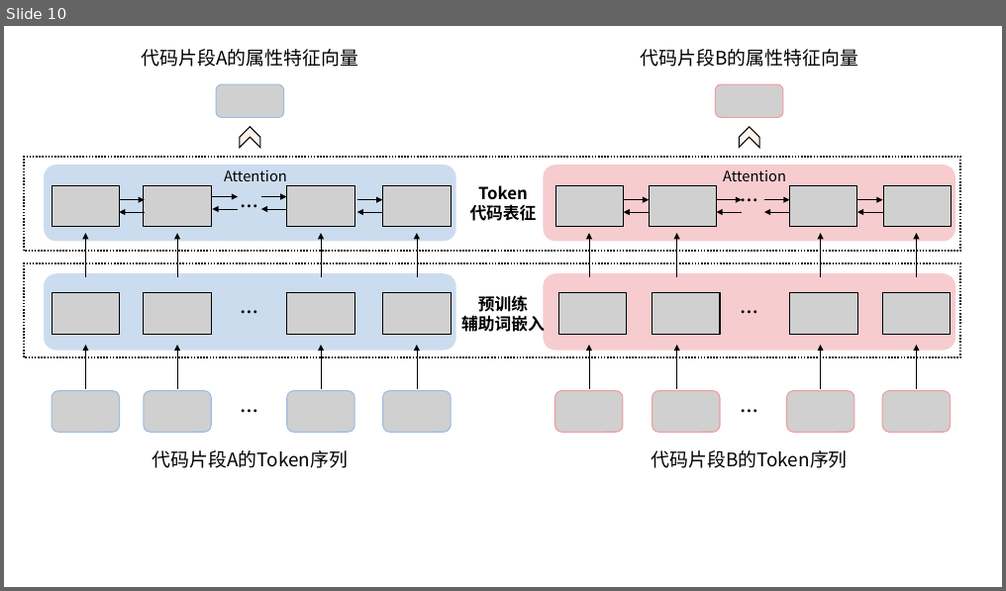
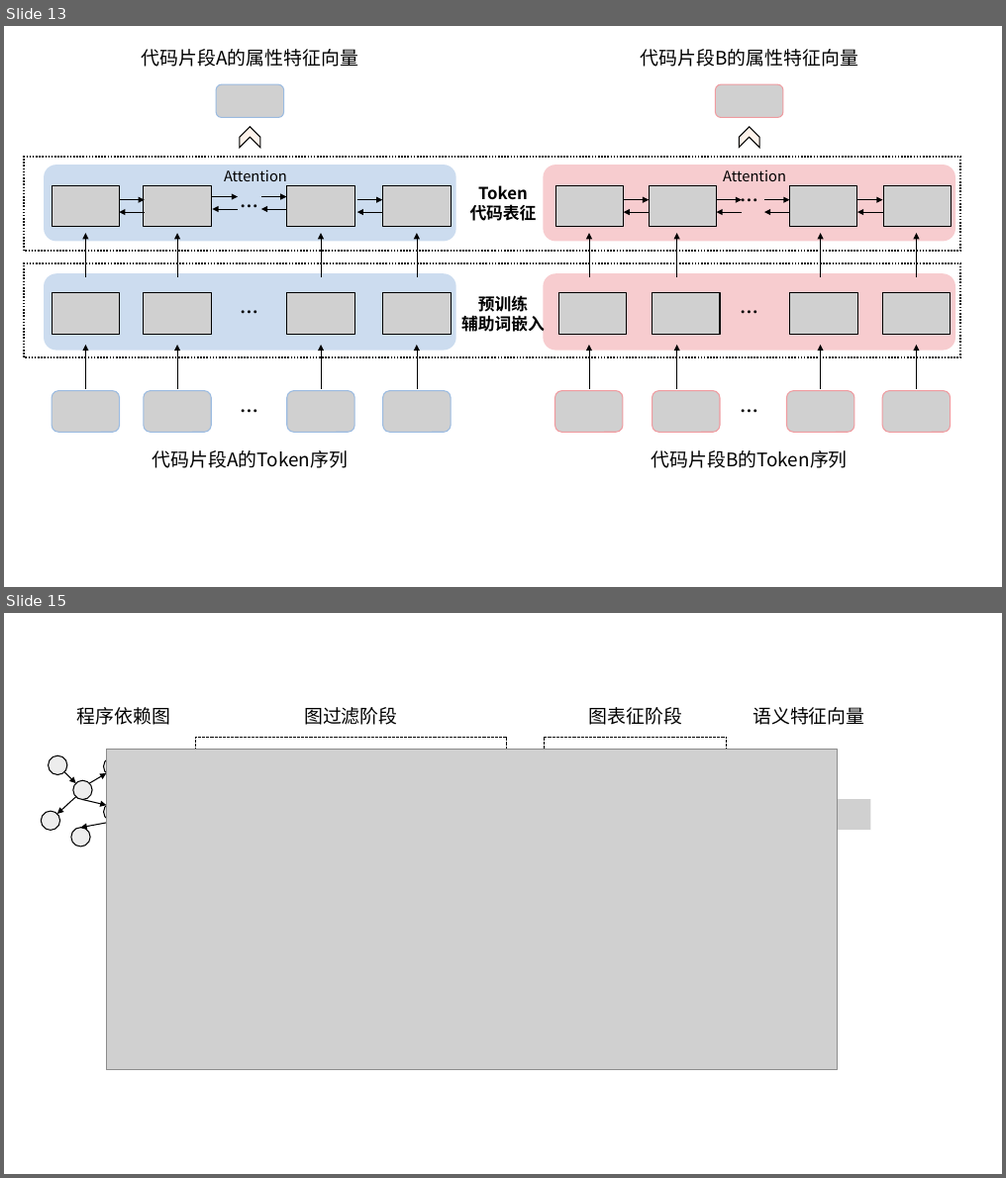
Before and after one commit to Wangdan-code/New_Graduation_Thesis, a slide deck: graduate-thesis/figures/ppt.pptx. Shown one above the other, each under a label of ours: slide 10 before the commit, slides 13 and 15 after it; the slides between them are not shown. The pictures are 1006x591 and 1006x1178 pixels, drawn with LibreOffice and Linux fonts; fonts in the diff are those of the drawing; grey boxes stand for pictures. Boxes give left, top, right and bottom in pixels: in the first picture for what was removed or moved away, otherwise in the second. Text is boxed around its words. In the diff, an @@ line names an element or a change of style, - is before the commit and + after.

```diff
--- a/graduate-thesis/figures/ppt.pptx
+++ b/graduate-thesis/figures/ppt.pptx
@@ slide 15 added at <box>4,613,1002,1174</box>, background #FFFFFF @@
@@ text added at <box>76,707,169,725</box>, 18 pt, text #000000 @@
+程序依赖图
@@ text added at <box>304,707,397,725</box>, 18 pt, text #000000 @@
+图过滤阶段
@@ text added at <box>588,707,681,725</box>, 18 pt, text #000000 @@
+图表征阶段
@@ text added at <box>752,707,864,725</box>, 18 pt, text #000000 @@
+语义特征向量
@@ ellipse added at <box>49,756,67,775</box>, fill #EDEDED, outline #000000 1 pt @@
@@ ellipse added at <box>104,758,123,777</box>, fill #EDEDED, outline #000000 1 pt @@
@@ picture added at <box>106,749,838,1070</box> @@
@@ rectangle added at <box>196,737,506,892</box>, outline #000000 1 pt dashed @@
@@ rectangle added at <box>544,737,727,892</box>, outline #000000 1 pt dashed @@
@@ arrow added from (64, 772) to (76, 783), #000000 1 pt @@
@@ ellipse added at <box>73,780,92,800</box>, fill #EDEDED, outline #000000 1 pt @@
@@ arrow added from (89, 783) to (107, 773), #000000 1 pt @@
@@ ellipse added at <box>41,811,60,831</box>, fill #EDEDED, outline #000000 1 pt @@
@@ arrow added from (76, 797) to (57, 814), #000000 1 pt @@
@@ arrow added from (82, 799) to (107, 805), #000000 1 pt @@
@@ ellipse added at <box>104,802,123,822</box>, fill #EDEDED, outline #000000 1 pt @@
@@ picture added at <box>810,799,871,830</box> @@
@@ ellipse added at <box>71,828,91,848</box>, fill #EDEDED, outline #000000 1 pt @@
@@ arrow added from (113, 822) to (81, 828), #000000 1 pt @@
@@ what was slide 10 is now slide 13 @@
```
Also in this commit, not shown: 2 slides changed, 3 other slides added, 1 slide removed, 16 other files.
